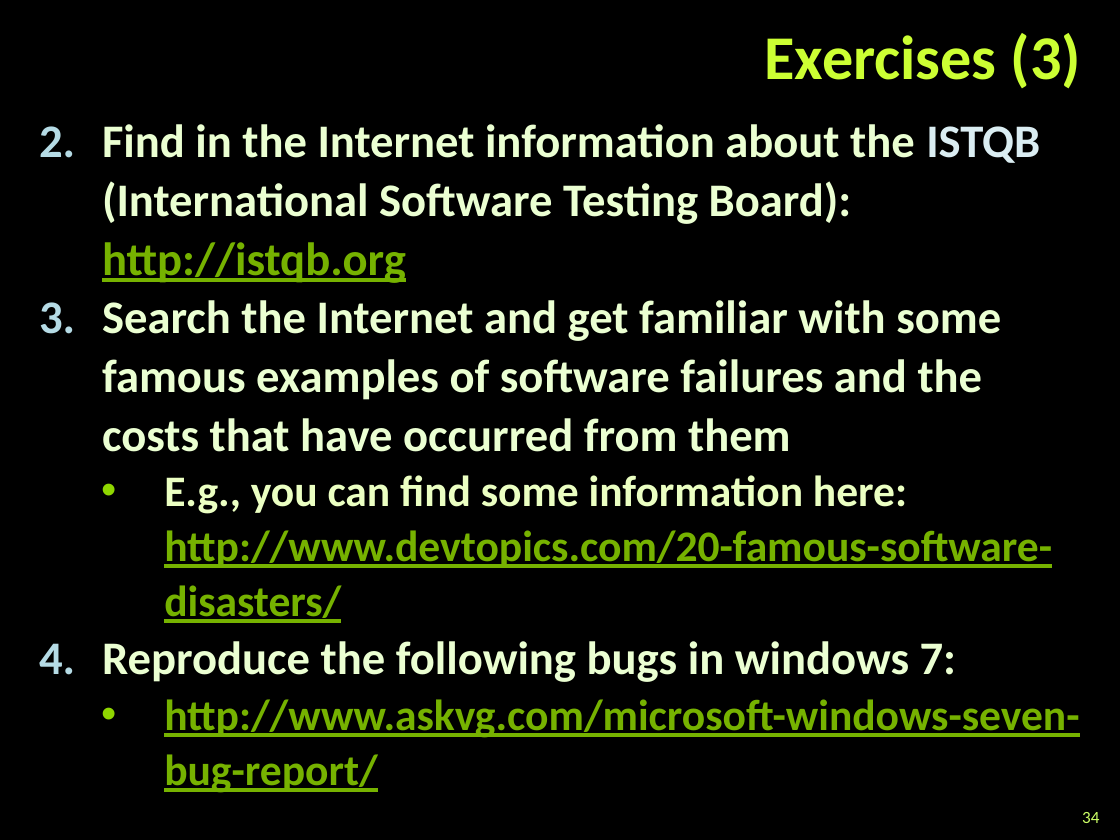
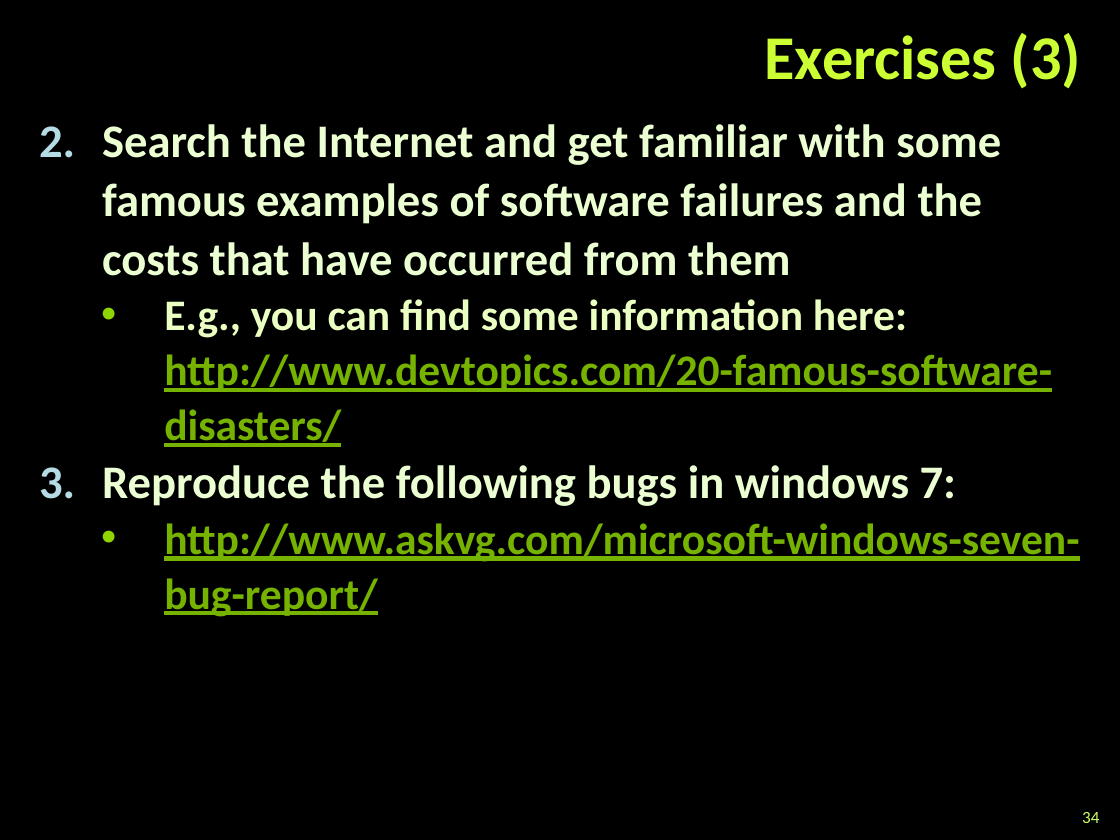
Before and after one commit to TelerikAcademy/QA-Academy, a slide deck: slide 34 of 02. Fundamentals of Testing/Fundamentals of Testing.pptx. Drawn at 1120x840 pixels with LibreOffice and Linux fonts; fonts in the diff are those of the drawing; background and template pictures are left out. Boxes give left, top, right and bottom in pixels: in the first picture for what was removed or moved away, otherwise in the second. Text is boxed around its words. In the diff, an @@ line names an element or a change of style, - is before the commit and + after.

Commit message:
Update exercises for day 1

```diff
--- a/02. Fundamentals of Testing/Fundamentals of Testing.pptx
+++ b/02. Fundamentals of Testing/Fundamentals of Testing.pptx
@@ text at box(102, 124, 1040, 283): paragraph removed @@
-2. Find in the Internet information about the ISTQB (International Software Testing Board): http://istqb.org
```
Also in this commit, not shown: 1 other file.
